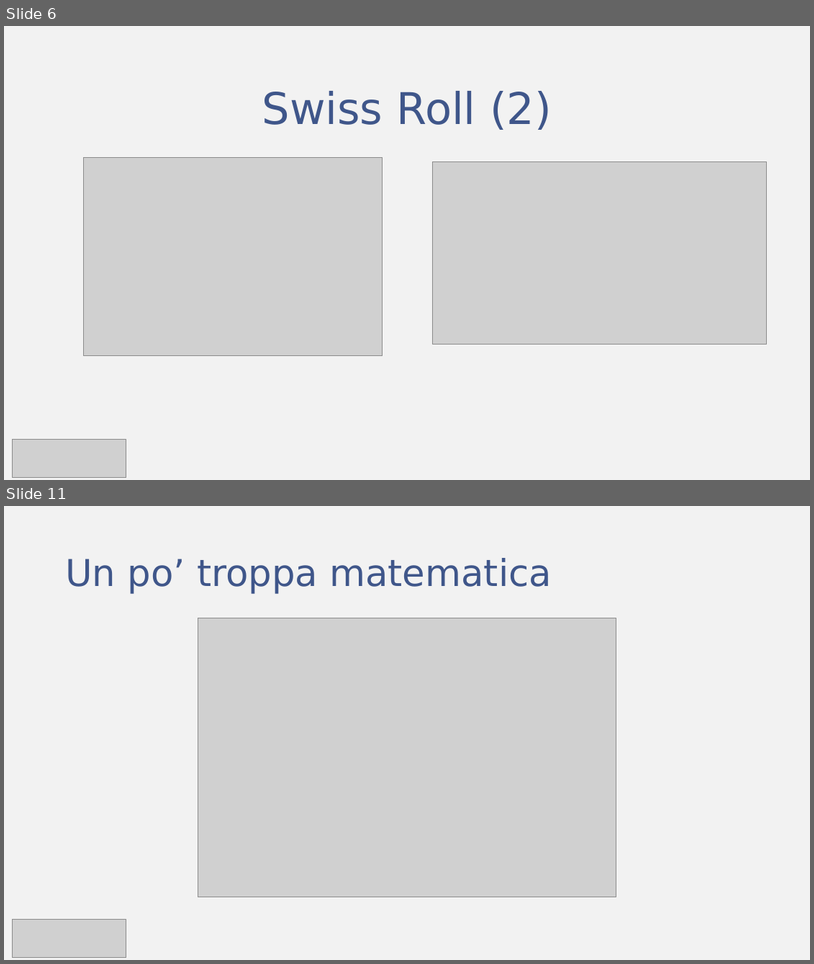
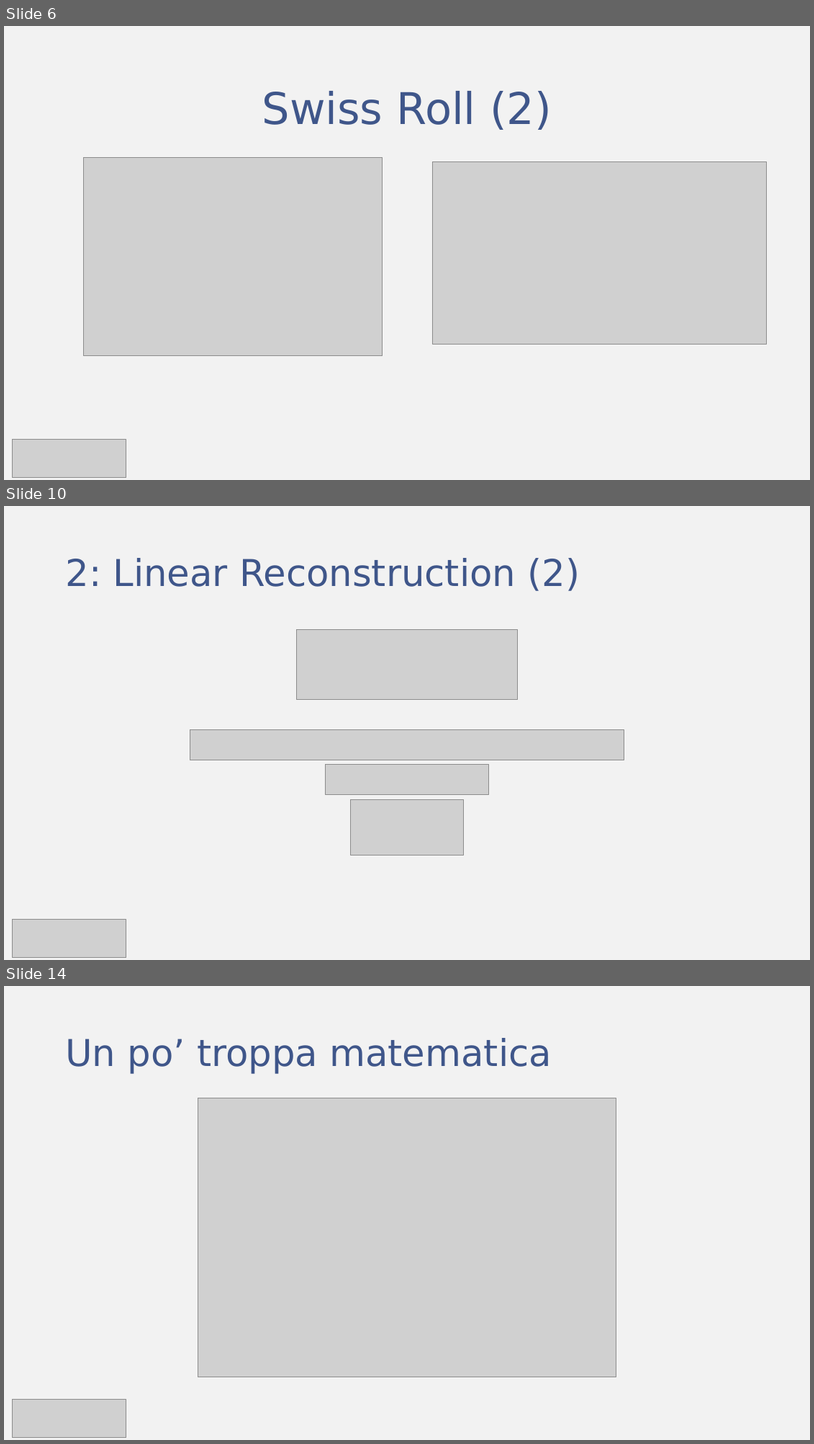
Before and after one commit to fratorgano/dimensionality-reduction, a slide deck: lle/LLE.pptx. Shown one above the other, each under a label of ours: slides 6 and 11 before the commit, slides 6, 10 and 14 after it; the slides between them are not shown. The pictures are 814x964 and 814x1444 pixels, drawn with LibreOffice and Linux fonts; fonts in the diff are those of the drawing; grey boxes stand for pictures. Boxes give left, top, right and bottom in pixels: in the first picture for what was removed or moved away, otherwise in the second. Text is boxed around its words. In the diff, an @@ line names an element or a change of style, - is before the commit and + after.

```diff
--- a/lle/LLE.pptx
+++ b/lle/LLE.pptx
@@ slide 10 added at bbox=[4, 506, 810, 960], background #F2F2F2 @@
@@ title added at bbox=[65, 558, 580, 591], 44 pt, text #3F568A @@
+2: Linear Reconstruction (2)
@@ picture added at bbox=[297, 629, 517, 700] @@
@@ picture added at bbox=[190, 729, 625, 759] @@
@@ picture added at bbox=[326, 764, 489, 795] @@
@@ picture added at bbox=[350, 800, 463, 856] @@
@@ picture added at bbox=[13, 919, 127, 957] @@
@@ what was slide 11 is now slide 14 @@
```
Also in this commit, not shown: 5 slides changed, 3 other slides added, 1 other file.
